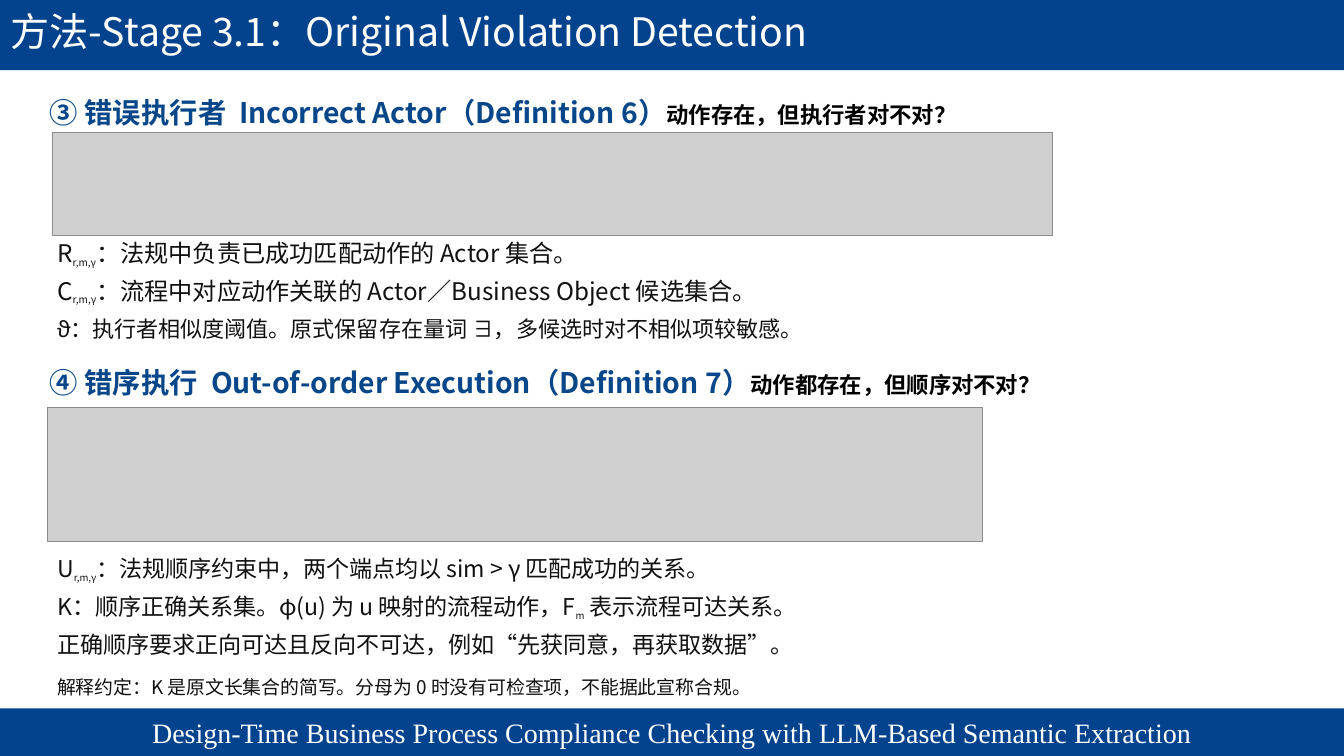
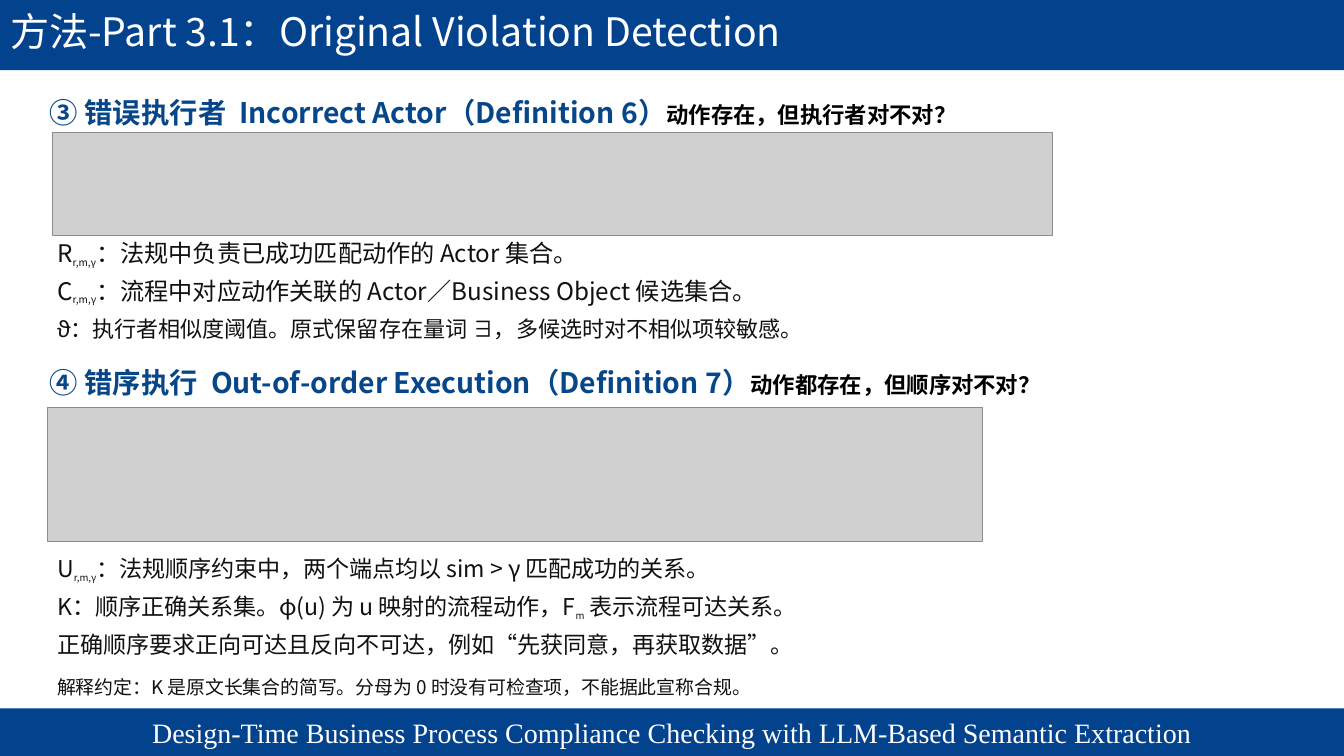
Before and after one commit to chaos-66/LLM4BPC, a slide deck: slide 13 of formal_experiment/paper/presentations/LLM4BPC_Semantic_Extraction_Revised.pptx. Drawn at 1344x756 pixels with LibreOffice and Linux fonts; fonts in the diff are those of the drawing; grey boxes stand for pictures; background and template pictures are left out. Boxes give left, top, right and bottom in pixels: in the first picture for what was removed or moved away, otherwise in the second. Text is boxed around its words. In the diff, an @@ line names an element or a change of style, - is before the commit and + after.

Commit message:
PW3/PW5 checkpoint: unify Part names and verify parallel inputs

```diff
--- a/formal_experiment/paper/presentations/LLM4BPC_Semantic_Extraction_Revised.pptx
+++ b/formal_experiment/paper/presentations/LLM4BPC_Semantic_Extraction_Revised.pptx
@@ title at [10, 13, 781, 56]: text changed @@
-方法-Stage 3.1：Original Violation Detection
+方法-Part 3.1：Original Violation Detection
```
Also in this commit, not shown: 19 other slides changed, 53 other files.
